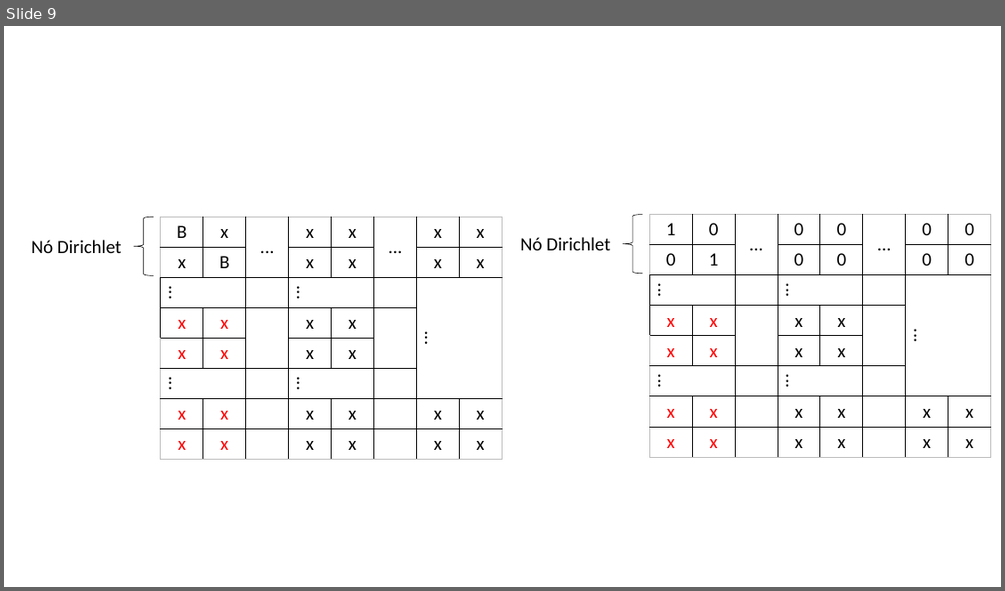
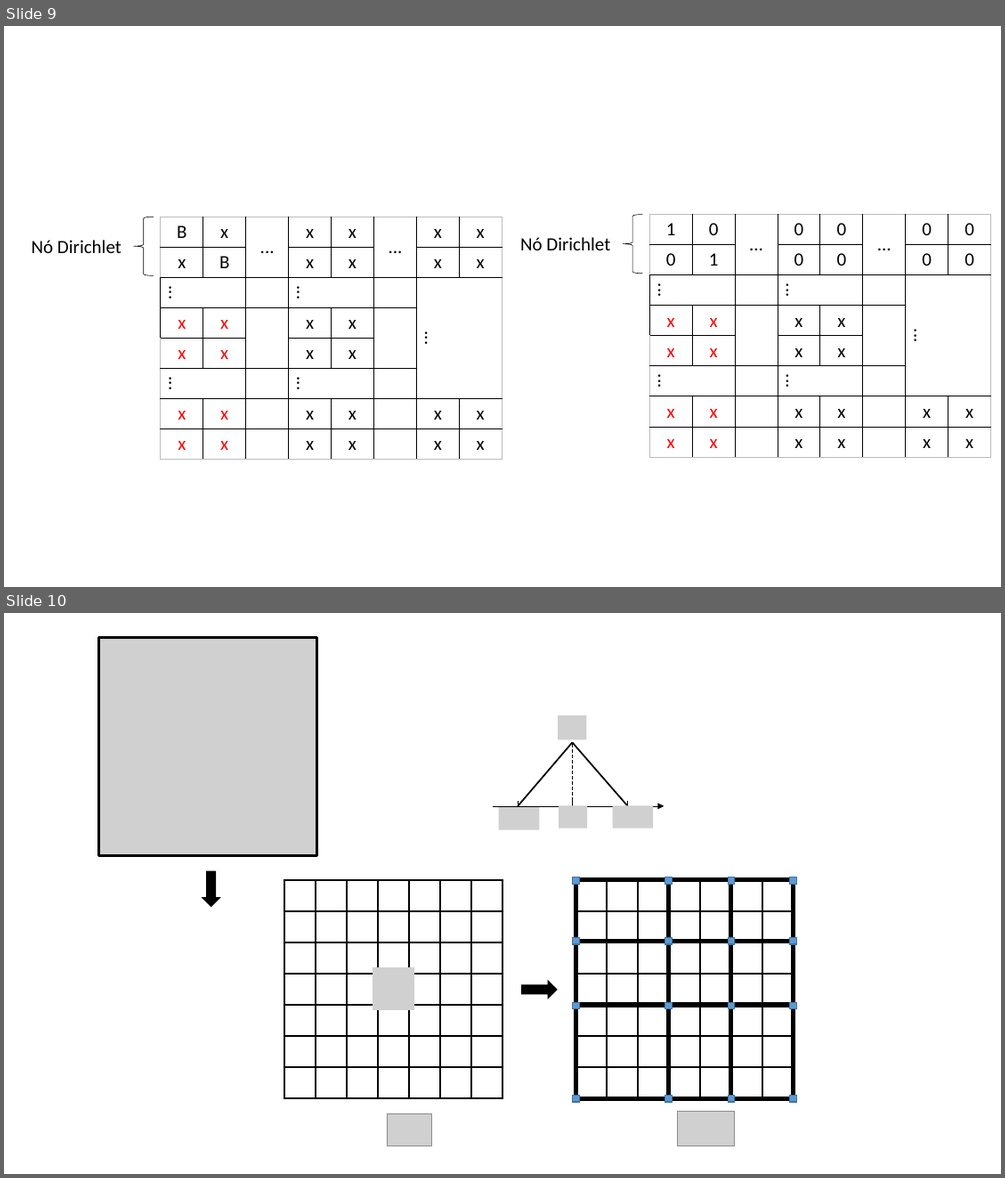
Before and after one commit to mtsodf/TeseMestrado, a slide deck: Outros/MestradoFiguras.pptx. Shown one above the other, each under a label of ours: slide 9 before the commit, slides 9 and 10 after it. The pictures are 1005x591 and 1005x1178 pixels, drawn with LibreOffice and Linux fonts; fonts in the diff are those of the drawing; grey boxes stand for pictures. Boxes give left, top, right and bottom in pixels: in the first picture for what was removed or moved away, otherwise in the second. Text is boxed around its words. In the diff, an @@ line names an element or a change of style, - is before the commit and + after.

```diff
--- a/Outros/MestradoFiguras.pptx
+++ b/Outros/MestradoFiguras.pptx
@@ slide 10 added at [4,613,1001,1174], background #FFFFFF @@
@@ picture added at [99,637,316,855] @@
@@ group added at [493,715,664,830]: 6 lines, 4 pictures, 1 arrow @@
@@ down arrow added at [202,872,219,907], fill #000000, outline #000000 1 pt @@
@@ rectangle added at [573,877,580,884], fill #5B9BD5, outline #43739E 1 pt @@
@@ line added from (576, 877) to (576, 1102), #000000 4.5 pt @@
@@ rectangle added at [665,877,672,884], fill #5B9BD5, outline #43739E 1 pt @@
@@ rectangle added at [728,877,735,884], fill #5B9BD5, outline #43739E 1 pt @@
@@ rectangle added at [790,877,797,884], fill #5B9BD5, outline #43739E 1 pt @@
@@ line added from (793, 1102) to (793, 877), #000000 4.5 pt @@
@@ line added from (793, 880) to (575, 880), #000000 4.5 pt @@
@@ line added from (669, 880) to (669, 1098), #000000 4.5 pt @@
@@ line added from (731, 880) to (731, 1098), #000000 4.5 pt @@
@@ rectangle added at [573,938,580,944], fill #5B9BD5, outline #43739E 1 pt @@
@@ line added from (793, 941) to (576, 941), #000000 4.5 pt @@
@@ rectangle added at [665,938,672,944], fill #5B9BD5, outline #43739E 1 pt @@
@@ rectangle added at [728,938,735,944], fill #5B9BD5, outline #43739E 1 pt @@
@@ rectangle added at [790,938,797,944], fill #5B9BD5, outline #43739E 1 pt @@
@@ group added at [284,880,502,1098]: 48 rectangles, 1 picture @@
@@ down arrow added at [521,981,557,998], fill #000000, outline #000000 1 pt @@
@@ rectangle added at [573,1003,580,1009], fill #5B9BD5, outline #43739E 1 pt @@
@@ line added from (793, 1005) to (576, 1005), #000000 4.5 pt @@
@@ rectangle added at [665,1003,672,1009], fill #5B9BD5, outline #43739E 1 pt @@
@@ rectangle added at [728,1003,735,1009], fill #5B9BD5, outline #43739E 1 pt @@
@@ rectangle added at [790,1003,797,1009], fill #5B9BD5, outline #43739E 1 pt @@
@@ group added at [575,880,793,1098]: 49 rectangles @@
@@ picture added at [387,1113,432,1146] @@
@@ rectangle added at [573,1094,580,1102], fill #5B9BD5, outline #43739E 1 pt @@
@@ line added from (793, 1098) to (575, 1098), #000000 4.5 pt @@
@@ line added from (793, 1098) to (576, 1098), #000000 4.5 pt @@
@@ rectangle added at [665,1094,672,1102], fill #5B9BD5, outline #43739E 1 pt @@
@@ picture added at [677,1111,735,1146] @@
@@ rectangle added at [728,1094,735,1102], fill #5B9BD5, outline #43739E 1 pt @@
@@ rectangle added at [790,1094,797,1102], fill #5B9BD5, outline #43739E 1 pt @@
```
Also in this commit, not shown: 2 other slides added, 1 slide removed.
